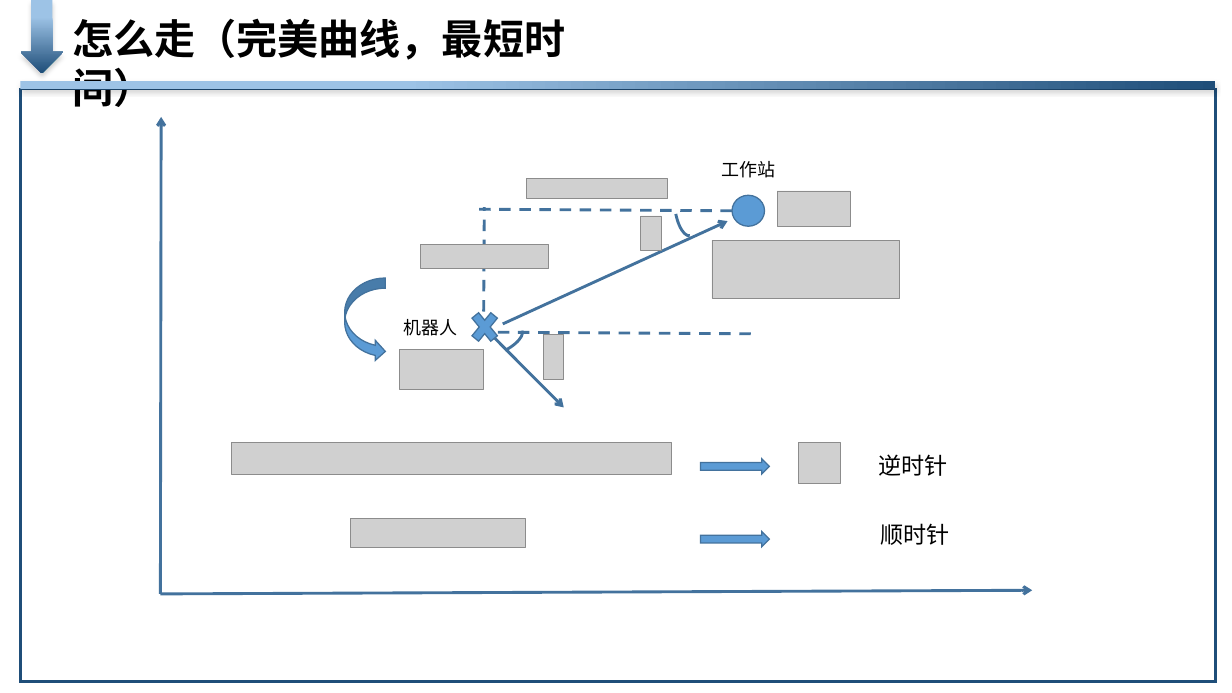
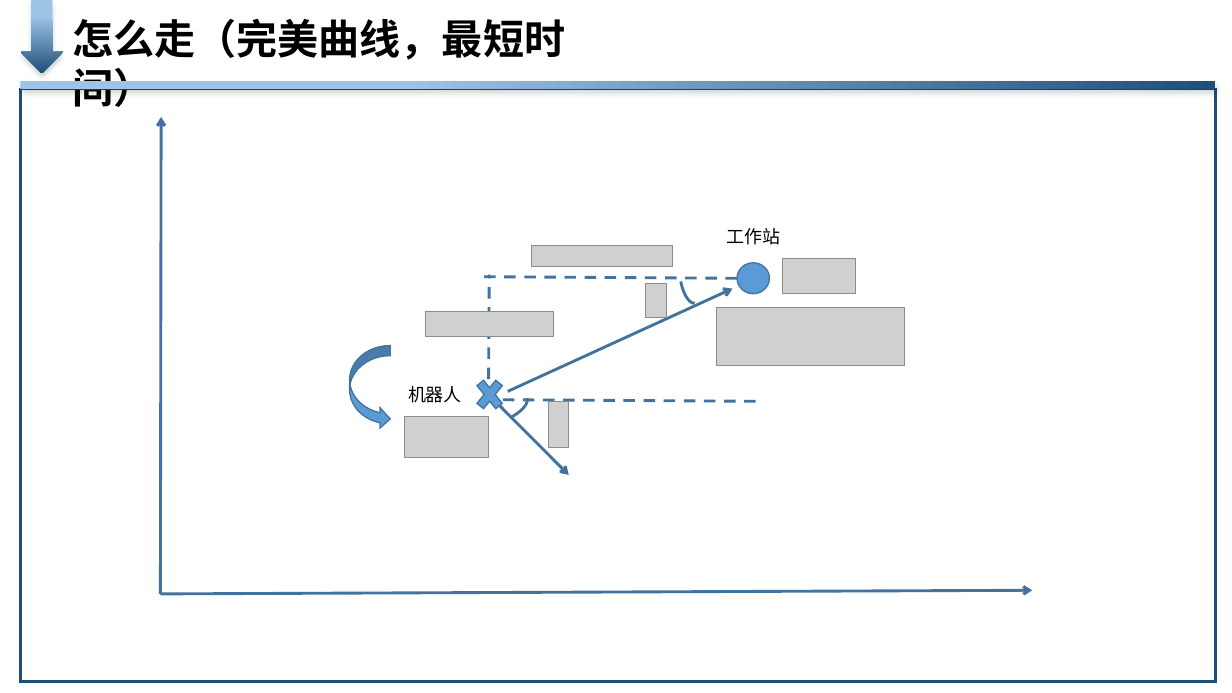
Before and after one commit to liuyishoua/robot_solution, a slide deck: slide 5 of 华为挑战赛-更新中-思路简图.pptx. Drawn at 1232x693 pixels with LibreOffice and Linux fonts; fonts in the diff are those of the drawing; grey boxes stand for pictures; background and template pictures are left out. Boxes give left, top, right and bottom in pixels: in the first picture for what was removed or moved away, otherwise in the second. Text is boxed around its words. In the diff, an @@ line names an element or a change of style, - is before the commit and + after.

```diff
--- a/华为挑战赛-更新中-思路简图.pptx
+++ b/华为挑战赛-更新中-思路简图.pptx
@@ 6 pictures, 2 texts, 2 arc (boxed as its full ellipse)s, 1 curved right arrow, 1 line moved together from (x1=345, y1=161, x2=900, y2=390) to (x1=349, y1=228, x2=905, y2=457) @@
@@ 2 lines, 2 arrows, 1 picture, 1 cross, 1 ellipse moved together from (x1=467, y1=195, x2=764, y2=408) to (x1=471, y1=262, x2=770, y2=475) @@
@@ picture removed at (x1=231, y1=443, x2=672, y2=474) @@
@@ picture removed at (x1=799, y1=443, x2=841, y2=484) @@
@@ right arrow removed at (x1=701, y1=459, x2=770, y2=475) @@
@@ text removed at (x1=878, y1=454, x2=947, y2=476) @@
-逆时针
@@ picture removed at (x1=351, y1=518, x2=526, y2=548) @@
@@ right arrow removed at (x1=701, y1=531, x2=770, y2=547) @@
@@ text removed at (x1=881, y1=523, x2=950, y2=545) @@
-顺时针
```
Also in this commit, not shown: 1 other slide changed, 2 other files.
